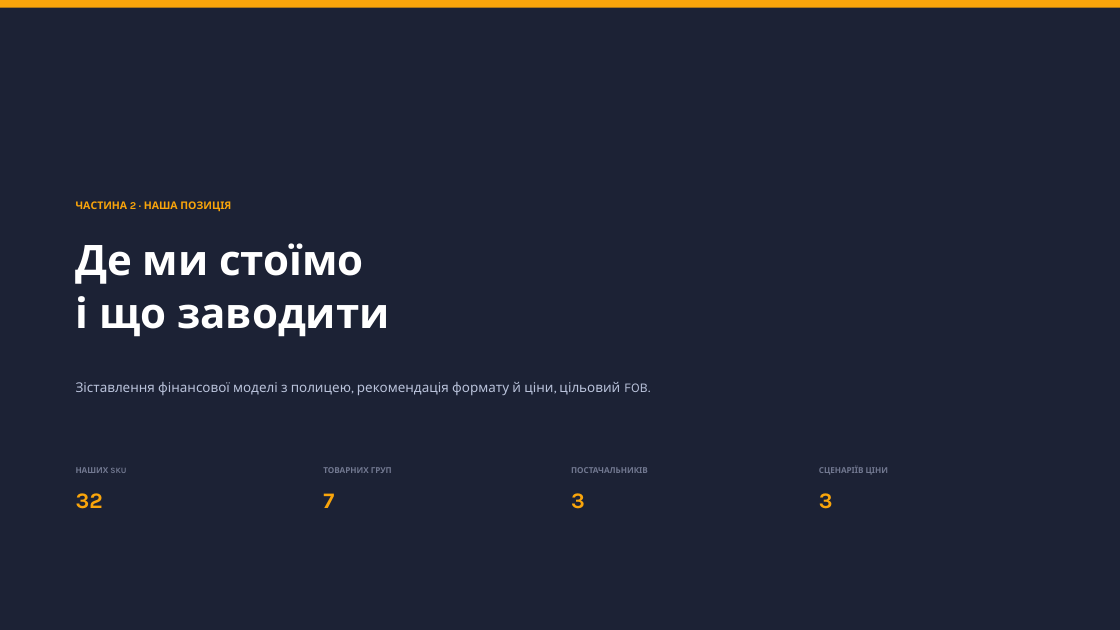
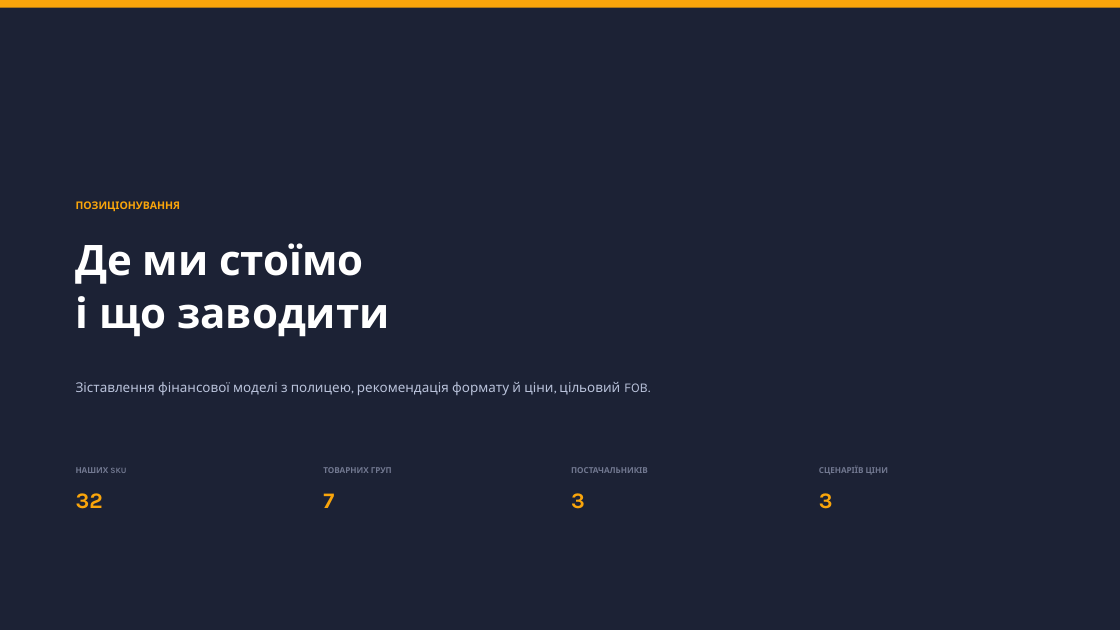
Before and after one commit to IllyaChaplygin/Chaplygin-Illya, a slide deck: slide 24 of rte-rice-analysis/RTE_Rice_Market_Research_FULL.pptx. Drawn at 1120x630 pixels with LibreOffice and Linux fonts; fonts in the diff are those of the drawing. Boxes give left, top, right and bottom in pixels: in the first picture for what was removed or moved away, otherwise in the second. Text is boxed around its words. In the diff, an @@ line names an element or a change of style, - is before the commit and + after.

```diff
--- a/rte-rice-analysis/RTE_Rice_Market_Research_FULL.pptx
+++ b/rte-rice-analysis/RTE_Rice_Market_Research_FULL.pptx
@@ text at (x1=76, y1=201, x2=181, y2=212): text changed @@
-ЧАСТИНА 2 · НАША ПОЗИЦІЯ
+ПОЗИЦІОНУВАННЯ
```
Also in this commit, not shown: 17 other slides changed, 1 slide added, 2 slides removed, 10 other files.
